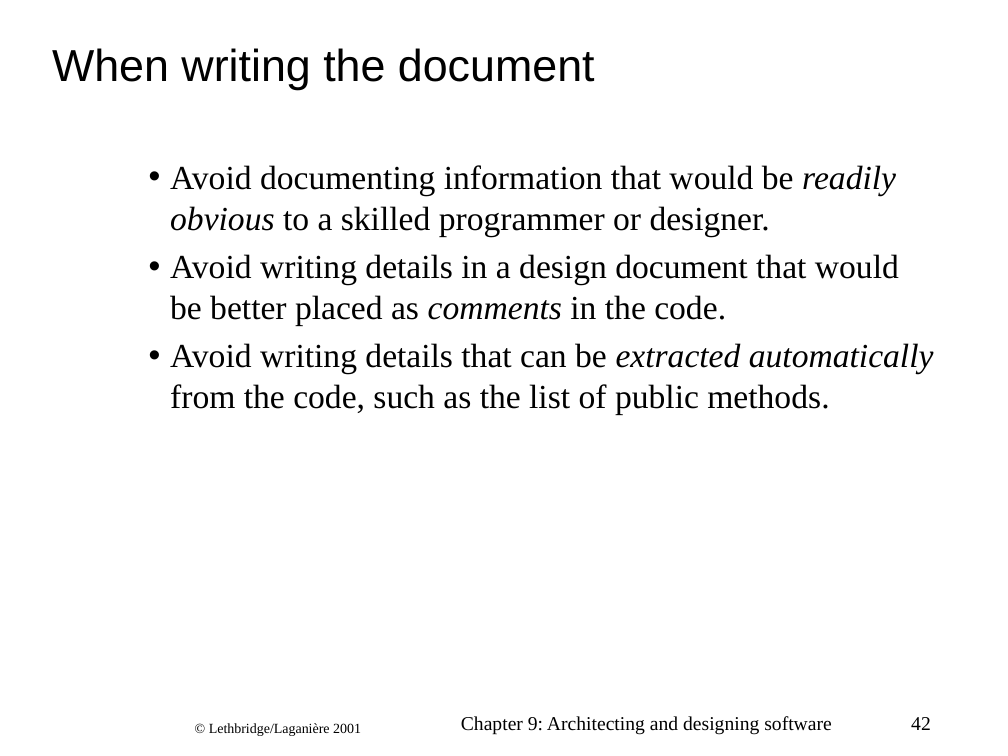
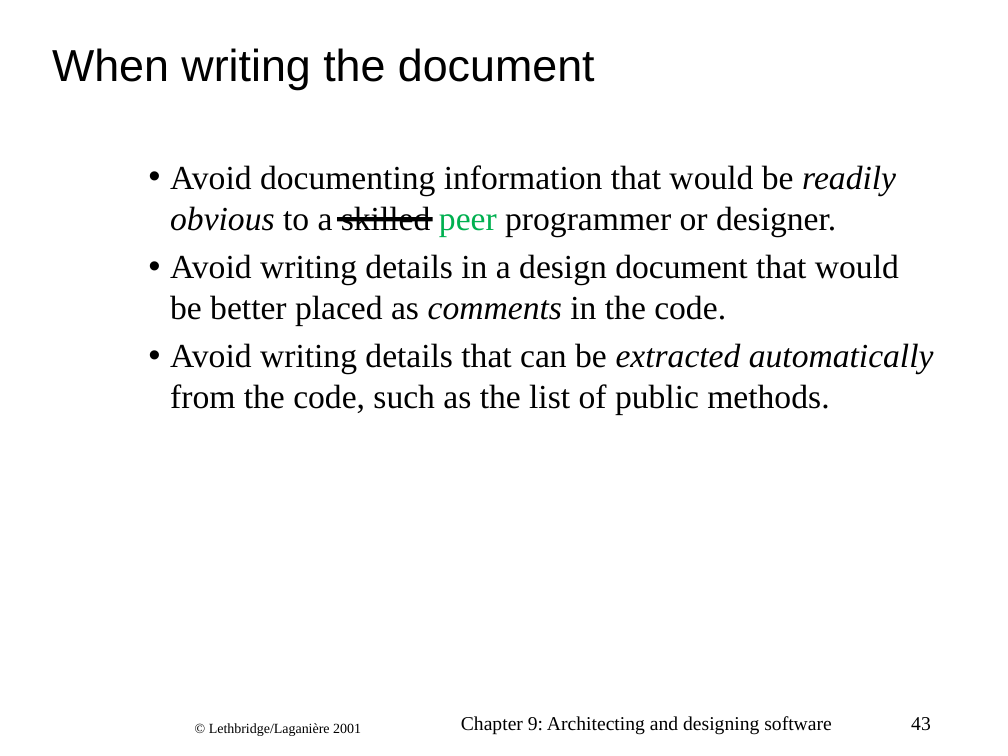
Before and after one commit to cphdat2sem2017-Cos/Week09-15-Project, a slide deck: slide 43 of ArchitectureDays/arch-LethbridgeLaganiere_ch09.ppt (slide 42 before the commit). Drawn at 1008x756 pixels with LibreOffice and Linux fonts; fonts in the diff are those of the drawing; background and template pictures are left out. Boxes give left, top, right and bottom in pixels: in the first picture for what was removed or moved away, otherwise in the second. Text is boxed around its words. In the diff, an @@ line names an element or a change of style, - is before the commit and + after.

```diff
--- a/ArchitectureDays/arch-LethbridgeLaganiere_ch09.ppt
+++ b/ArchitectureDays/arch-LethbridgeLaganiere_ch09.ppt
@@ text at (170, 165, 896, 236): text changed @@
-  • Avoid documenting information that would be readily obvious to a skilled programmer or designer.
+  • Avoid documenting information that would be readily obvious to a skilled peer programmer or designer.
@@ line added from (338, 220) to (432, 220), #000000 3 pt @@
@@ page number at (911, 717, 931, 731): text changed @@
-42
+43
```
Also in this commit, not shown: 8 other slides changed, 1 slide added, 6 other files.
